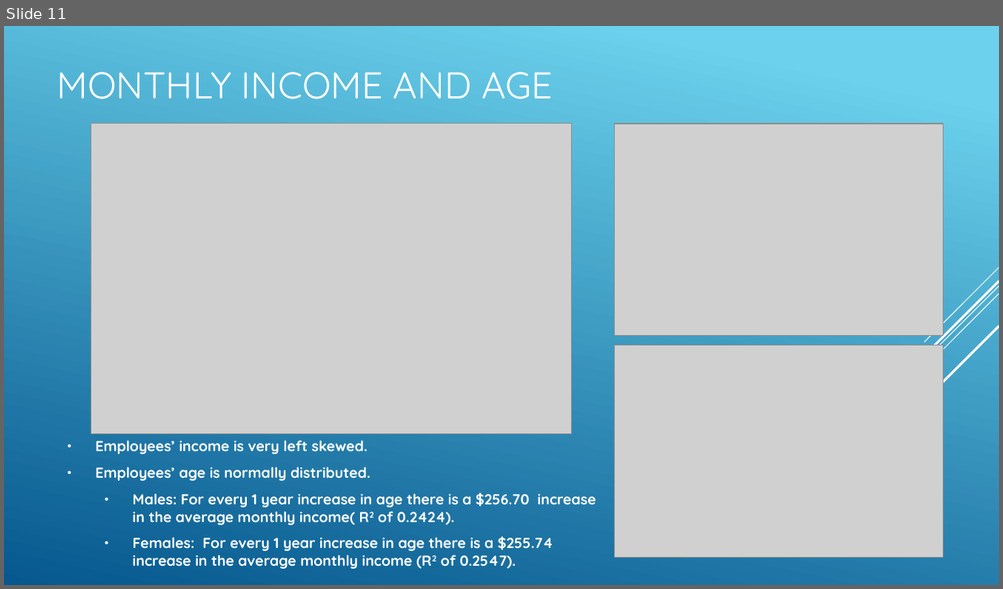
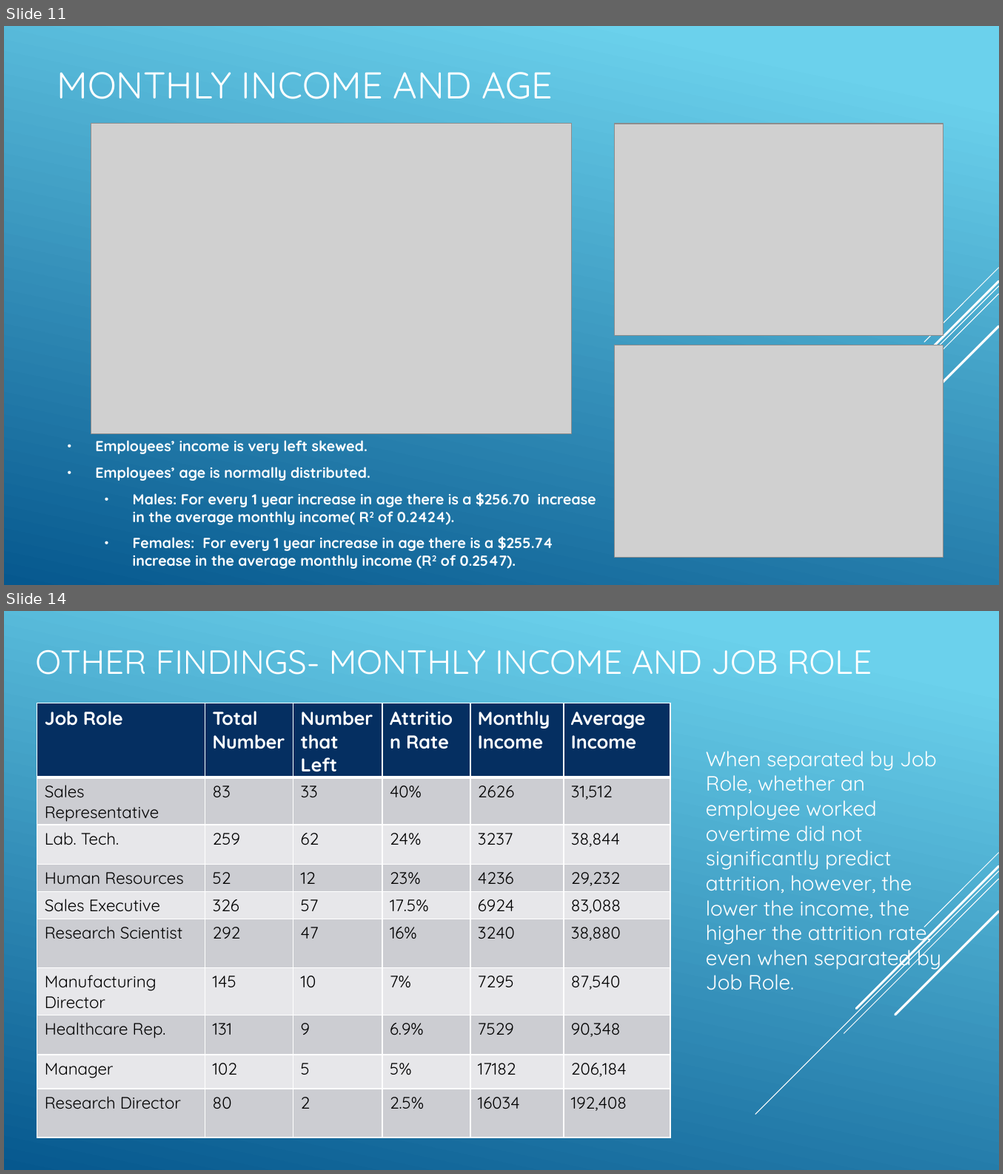
Before and after one commit to R-Chandna/MSDS6306_CaseStudy_2, a slide deck: Attrition_Case_Study_2_pptx_TAJAR_IP.pptx. Shown one above the other, each under a label of ours: slide 11 before the commit, slides 11 and 14 after it; the slides between them are not shown. The pictures are 1003x589 and 1003x1174 pixels, drawn with LibreOffice and Linux fonts; fonts in the diff are those of the drawing; grey boxes stand for pictures. Boxes give left, top, right and bottom in pixels: in the first picture for what was removed or moved away, otherwise in the second. Text is boxed around its words. In the diff, an @@ line names an element or a change of style, - is before the commit and + after.

```diff
--- a/Attrition_Case_Study_2_pptx_TAJAR_IP.pptx
+++ b/Attrition_Case_Study_2_pptx_TAJAR_IP.pptx
@@ slide 14 added at [4, 611, 999, 1170], background gradient #6ED2EB to #06588E; not listed: 5 template elements that a slide beside it also shows @@
@@ title added at [35, 650, 872, 675], 32.4 pt, text #FFFFFF @@
+OTHER FINDINGS- MONTHLY INCOME AND JOB ROLE
@@ table added at [37, 703, 669, 1116], 10 rows, 6 columns @@
+Job Role | Total Number | Number that Left | Attrition Rate | Monthly Income | Average Income
+Sales Representative | 83 | 33 | 40% | 2626 | 31,512
+Lab. Tech. | 259 | 62 | 24% | 3237 | 38,844
+Human Resources | 52 | 12 | 23% | 4236 | 29,232
+Sales Executive | 326 | 57 | 17.5% | 6924 | 83,088
+Research Scientist | 292 | 47 | 16% | 3240 | 38,880
+Manufacturing Director | 145 | 10 | 7% | 7295 | 87,540
+Healthcare Rep. | 131 | 9 | 6.9% | 7529 | 90,348
+Manager | 102 | 5 | 5% | 17182 | 206,184
+Research Director | 80 | 2 | 2.5% | 16034 | 192,408
@@ text added at [706, 751, 941, 991], 20 pt, text #FFFFFF @@
+When separated by Job Role, whether an employee worked overtime did not significantly predict attrition, however, the lower the income, the higher the attrition rate, even when separated by Job Role.
```
Also in this commit, not shown: 3 slides changed, 2 other slides added, 1 slide removed, 1 other file.
